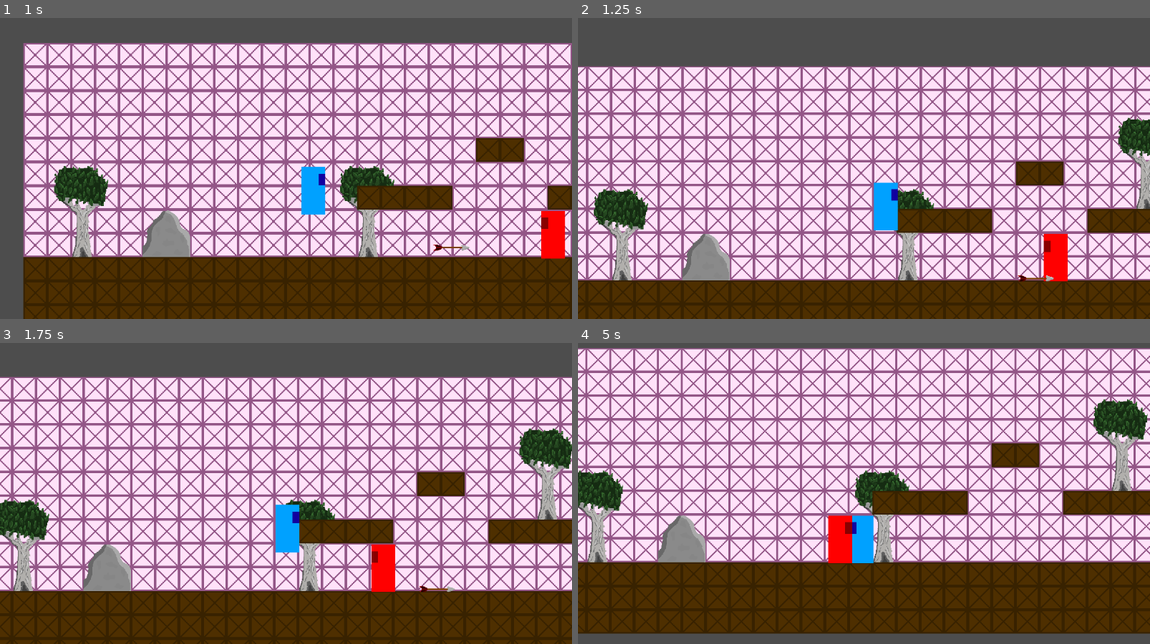
Above: before the commit, frames 1-4 (two rows, left to right).
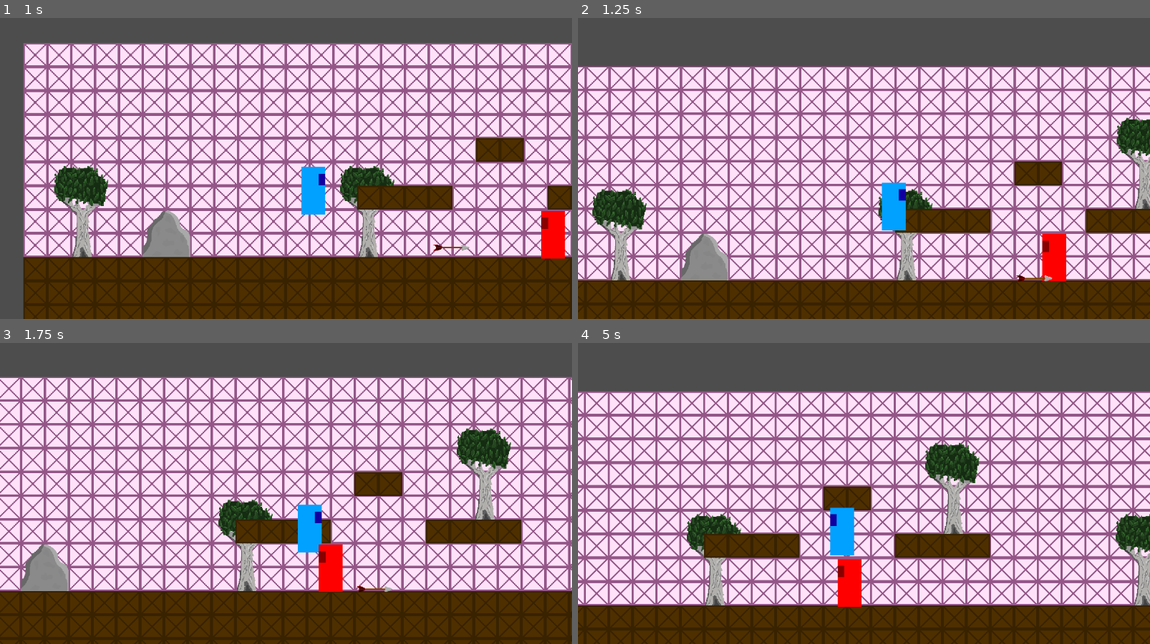
Above: after the commit, the same moments.

Repository: LeonardoSeijiNakayama/Oka
Game: Godot game, scene res://World.tscn
Two runs of this game, one before a commit and one after it. Both use one fixed random seed, a clock stepped at 60 frames per second and the inputs below.
Inputs (mouse positions are in pixels of both pictures, inside the frame that each line leads up to):
- Up to frame 1 (1 s): move the mouse to (411, 141) at 0.52 s; hold D (right) from 0.53 s (still down); click (411, 141) at 0.6 s; tap W (up) at 0.77 s
- Up to frame 2 (1.25 s): keep holding D (right)
- Up to frame 3 (1.75 s): keep holding D (right); move the mouse to (171, 499) at 1.27 s; tap Shift (dash) at 1.35 s; tap W (up) at 1.52 s
- Up to frame 4 (5 s): move the mouse to (921, 412) at 2.02 s; release D (right) at 2.03 s; hold A (left) 2.03-2.78 s; tap Q (swap) at 2.1, 4.35 s; move the mouse to (835, 547) at 2.77 s; hold D (right) 2.78-4.28 s; click (835, 547) at 2.85 s; tap W (up) at 3.02, 3.77, 4.52 s; move the mouse to (1035, 532) at 3.52 s; tap Shift (dash) at 3.6 s; move the mouse to (692, 436) at 4.27 s; hold A (left) from 4.28 s (still down)

Frame 1 is identical in both runs. In frame 2, 25% of the frame differs, in the area x 0-100%, y 16-88%; in frame 3, 40%; in frame 4, 71%, in the area x 0-100%, y 1-100%.

Commit message:
One way adicionado no tile de chão

Diff:
--- a/Enemy/enemy.tscn
+++ b/Enemy/enemy.tscn
@@ -46,6 +46,7 @@
 script = ExtResource("5_m6jha")
 character_body_2d = NodePath("../..")
 sprite_2d = NodePath("../../Sprite2D")
+slow_down_speed = 700.0
 
 [node name="AttackArea" type="Area2D" parent="."]
 
--- a/World.tscn
+++ b/World.tscn
@@ -12,6 +12,7 @@
 texture_region_size = Vector2i(64, 64)
 0:0/0 = 0
 0:0/0/physics_layer_0/polygon_0/points = PackedVector2Array(-32, -32, 32, -32, 32, 32, -32, 32)
+0:0/0/physics_layer_0/polygon_0/one_way = true
 
 [sub_resource type="TileSetAtlasSource" id="TileSetAtlasSource_eu7l1"]
 texture = ExtResource("2_bcbcq")
